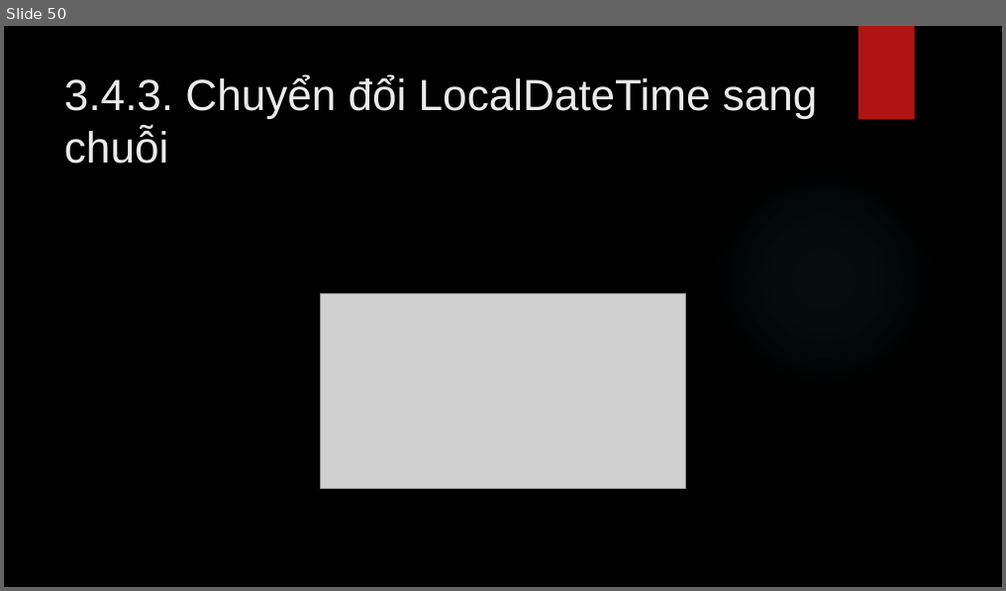
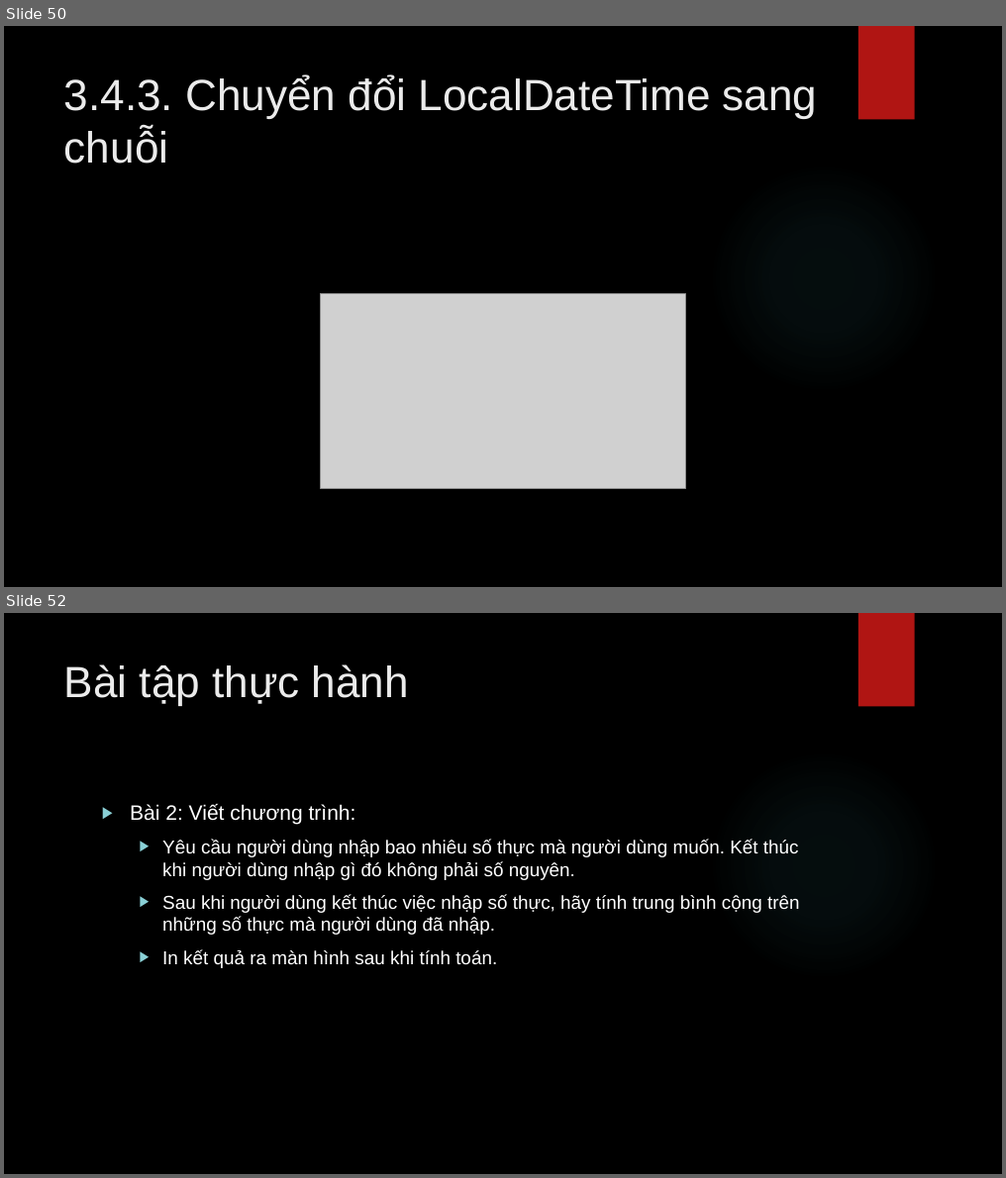
Before and after one commit to lequochai26/GDUTraining_Basic_Java_Web_Development, a slide deck: Slides/Day_4_2.pptx. Shown one above the other, each under a label of ours: slide 50 before the commit, slides 50 and 52 after it; the slides between them are not shown. The pictures are 1006x591 and 1006x1178 pixels, drawn with LibreOffice and Linux fonts; fonts in the diff are those of the drawing; grey boxes stand for pictures; background and template pictures are left out. Boxes give left, top, right and bottom in pixels: in the first picture for what was removed or moved away, otherwise in the second. Text is boxed around its words. In the diff, an @@ line names an element or a change of style, - is before the commit and + after.

```diff
--- a/Slides/Day_4_2.pptx
+++ b/Slides/Day_4_2.pptx
@@ slide 52 added at <box>4,613,1002,1174</box>, background picture (left out); not listed: 2 template elements that a slide beside it also shows @@
@@ title added at <box>64,664,409,705</box>, 42 pt, text #EBEBEB @@
+Bài tập thực hành
@@ text added at <box>130,804,800,968</box>, 18 pt, text #FFFFFF @@
+▶ Bài 2: Viết chương trình:
+  ▶ Yêu cầu người dùng nhập bao nhiêu số thực mà người dùng muốn. Kết thúc khi người dùng nhập gì đó không phải số nguyên.
+  ▶ Sau khi người dùng kết thúc việc nhập số thực, hãy tính trung bình cộng trên những số thực mà người dùng đã nhập.
+  ▶ In kết quả ra màn hình sau khi tính toán.
```
Also in this commit, not shown: 11 other slides added.
